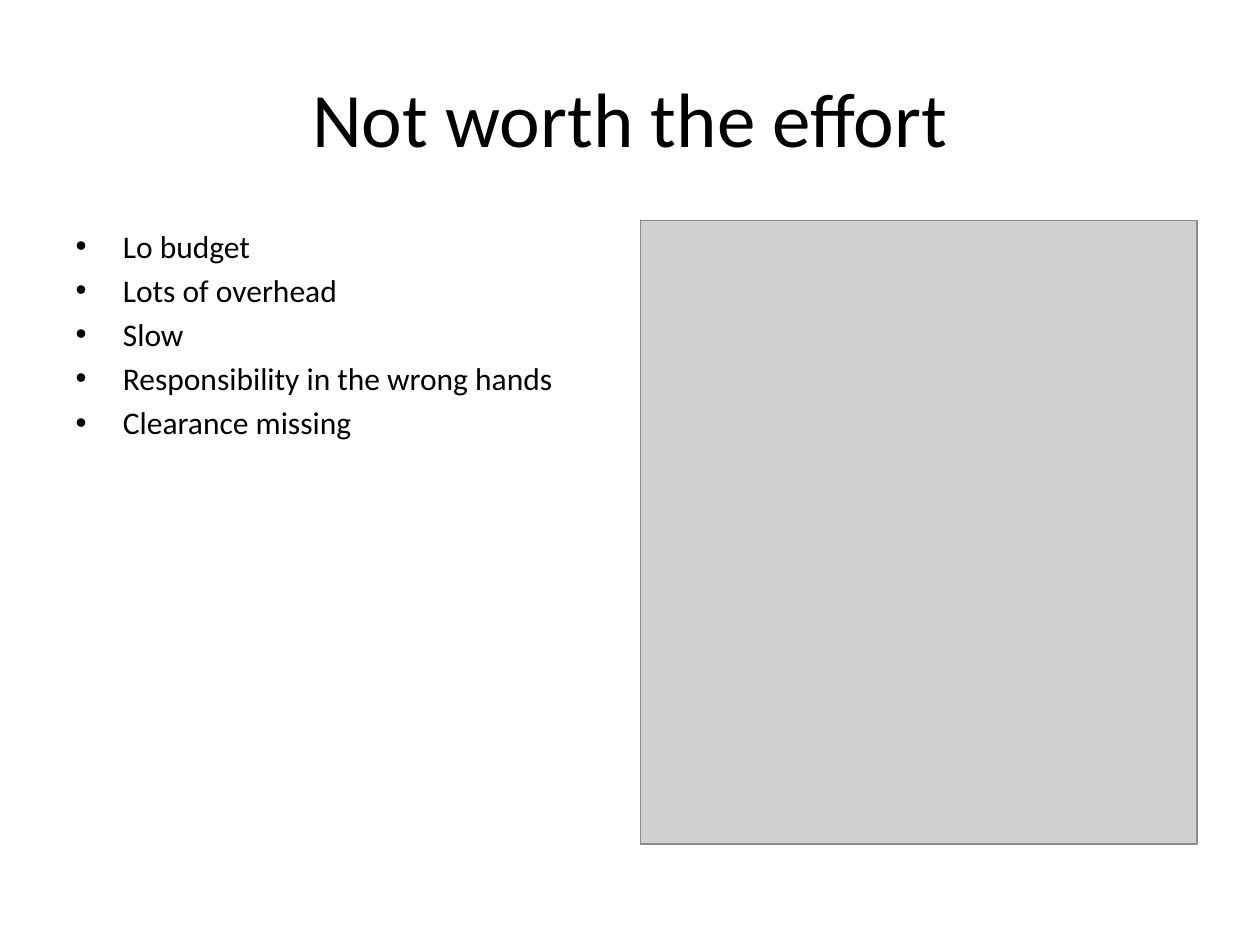
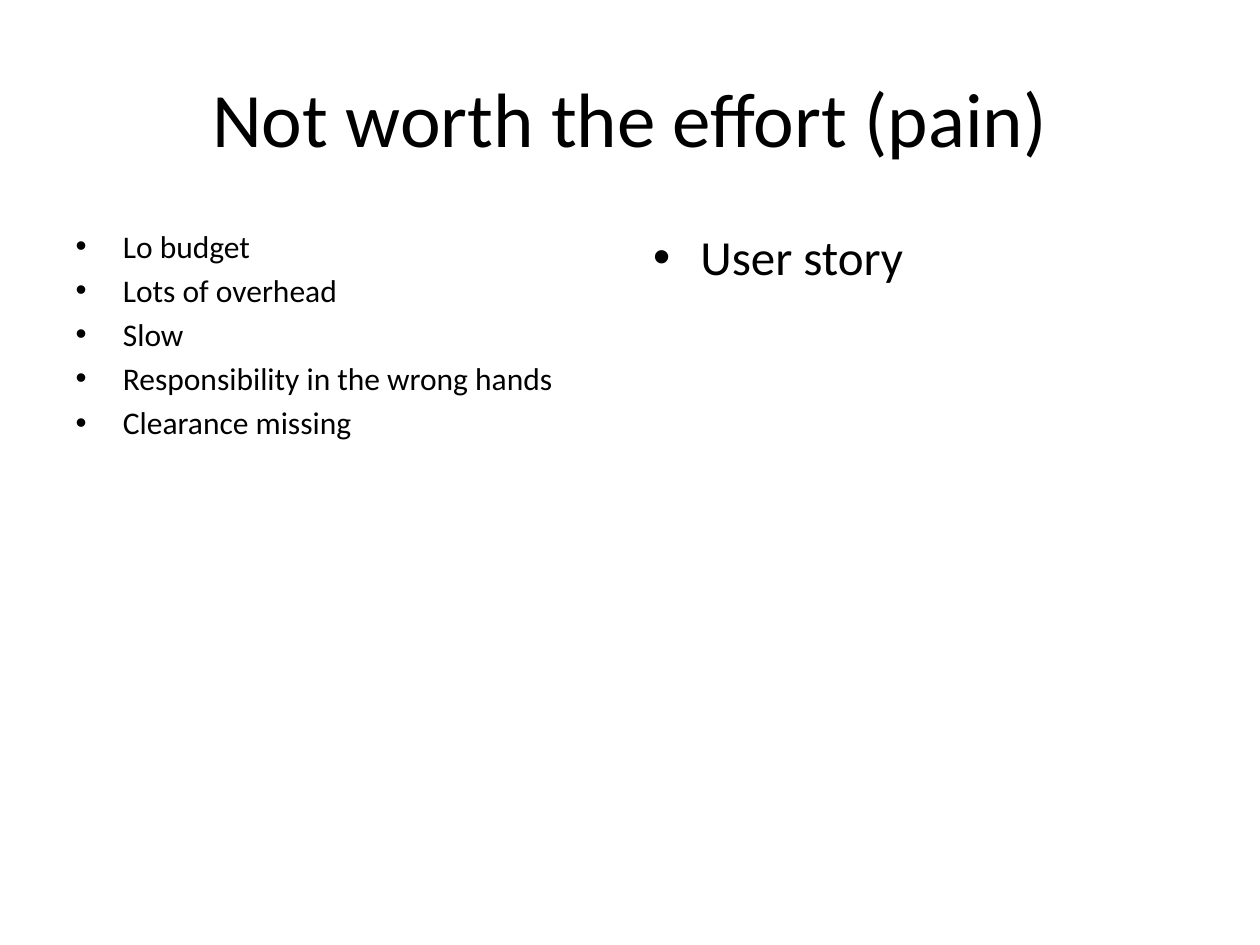
Before and after one commit to maxgronlund/digiramp, a slide deck: slide 4 of documents/strategy/consumer player/DigiRAMP-DEC-2015.pptx. Drawn at 1260x945 pixels with LibreOffice and Linux fonts; fonts in the diff are those of the drawing; grey boxes stand for pictures. Boxes give left, top, right and bottom in pixels: in the first picture for what was removed or moved away, otherwise in the second. Text is boxed around its words. In the diff, an @@ line names an element or a change of style, - is before the commit and + after.

```diff
--- a/documents/strategy/consumer player/DigiRAMP-DEC-2015.pptx
+++ b/documents/strategy/consumer player/DigiRAMP-DEC-2015.pptx
@@ title at (212, 91, 1046, 160): text changed @@
-Not worth the effort
+Not worth the effort (pain)
@@ picture removed at (640, 220, 1197, 844) @@
@@ text added at (700, 243, 903, 283), 28 pt, text #000000 @@
+• User story
```
Also in this commit, not shown: 3 other slides changed, 3 slides added, 23 other files.
